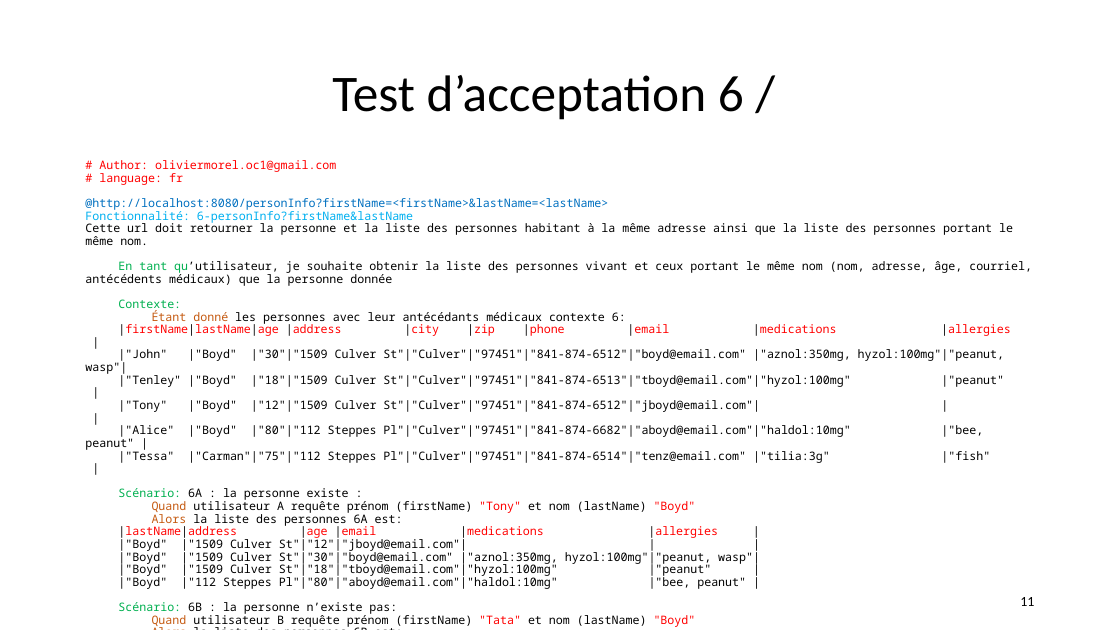
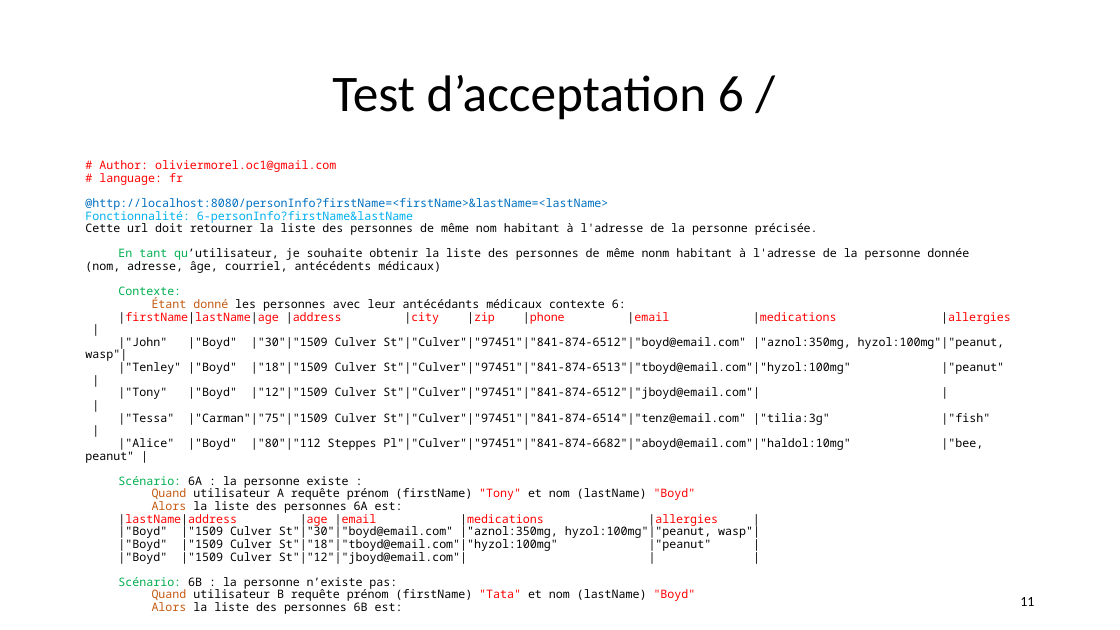
Before and after one commit to andrechico999/https-github.com-emmo78-com.safetynet.alerts, a slide deck: slide 11 of A_Livrables/MOREL_Olivier_4_slides_062022.pptx. Drawn at 1120x630 pixels with LibreOffice and Linux fonts; fonts in the diff are those of the drawing. Boxes give left, top, right and bottom in pixels: in the first picture for what was removed or moved away, otherwise in the second. Text is boxed around its words. In the diff, an @@ line names an element or a change of style, - is before the commit and + after.

```diff
--- a/A_Livrables/MOREL_Olivier_4_slides_062022.pptx
+++ b/A_Livrables/MOREL_Olivier_4_slides_062022.pptx
@@ text at [85,221,969,273]: text changed @@
-Cette url doit retourner la personne et la liste des personnes habitant à la même adresse ainsi que la liste des personnes portant le même nom.
-En tant qu’utilisateur, je souhaite obtenir la liste des personnes vivant et ceux portant le même nom (nom, adresse, âge, courriel, antécédents médicaux) que la personne donnée
+Cette url doit retourner la liste des personnes de même nom habitant à l'adresse de la personne précisée.
+En tant qu’utilisateur, je souhaite obtenir la liste des personnes de même nonm habitant à l'adresse de la personne donnée
+(nom, adresse, âge, courriel, antécédents médicaux)
@@ text at [118,413,990,425]: paragraph added @@
+|"Tessa" |"Carman"|"75"|"1509 Culver St"|"Culver"|"97451"|"841-874-6514"|"tenz@email.com" |"tilia:3g" |"fish" |
@@ text at [118,449,990,463]: paragraph removed @@
-|"Tessa" |"Carman"|"75"|"112 Steppes Pl"|"Culver"|"97451"|"841-874-6514"|"tenz@email.com" |"tilia:3g" |"fish" |
@@ text at [118,537,467,551]: paragraph removed @@
-|"Boyd" |"1509 Culver St"|"12"|"jboyd@email.com"| | |
@@ text at [118,550,467,564]: text changed @@
-|"Boyd" |"112 Steppes Pl"|"80"|"aboyd@email.com"|"haldol:10mg" |"bee, peanut" |
+|"Boyd" |"1509 Culver St"|"12"|"jboyd@email.com"| | |
```
Also in this commit, not shown: 3 other slides changed, 10 slides added, 10 slides removed, 9 other files.
